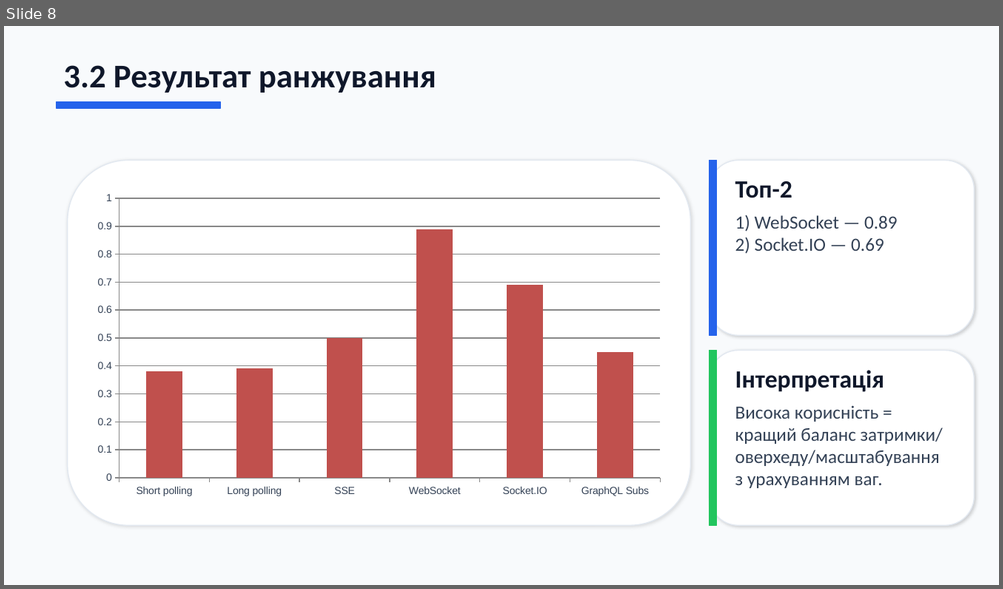
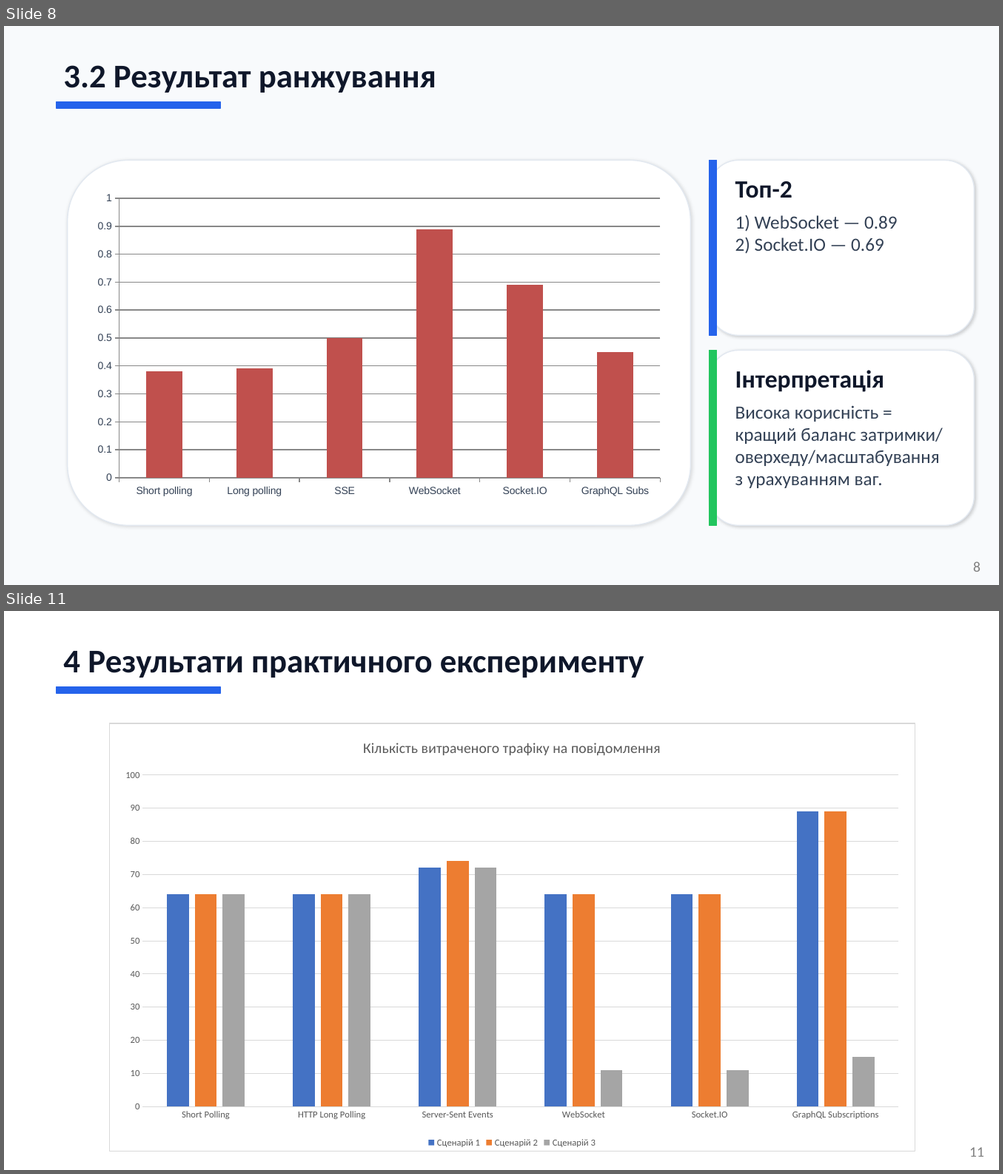
Before and after one commit to femtoF121/diploma-archivation, a slide deck: 2026_М_ПІ_ІПЗм-24-3_Кащенко_Ю_Є.pptx. Shown one above the other, each under a label of ours: slide 8 before the commit, slides 8 and 11 after it; the slides between them are not shown. The pictures are 1003x589 and 1003x1174 pixels, drawn with LibreOffice and Linux fonts; fonts in the diff are those of the drawing. Boxes give left, top, right and bottom in pixels: in the first picture for what was removed or moved away, otherwise in the second. Text is boxed around its words. In the diff, an @@ line names an element or a change of style, - is before the commit and + after.

```diff
--- a/2026_М_ПІ_ІПЗм-24-3_Кащенко_Ю_Є.pptx
+++ b/2026_М_ПІ_ІПЗм-24-3_Кащенко_Ю_Є.pptx
@@ slide 11 added at <box>4,611,999,1170</box>, background #FFFFFF @@
@@ text added at <box>63,651,644,678</box>, 32 pt, text #0F172A, bold @@
+4 Результати практичного експерименту
@@ rectangle added at <box>57,687,220,693</box>, fill #2563EB, outline #2563EB 1 pt @@
@@ column chart added at <box>109,723,915,1152</box> @@
+title "Кількість витраченого трафіку на повідомлення"
+categories:  Short Polling ,  HTTP Long Polling ,  Server-Sent Events ,  WebSocket ,  Socket.IO ,  GraphQL Subscriptions 
+Сценарій 1: 64, 64, 72, 64, 64, 89
+Сценарій 2: 64, 64, 74, 64, 64, 89
+Сценарій 3: 64, 64, 72, 11, 11, 15
@@ text added at <box>969,1147,984,1157</box>, 14 pt, text #808080 @@
+11
@@ slide 8 changed as well @@
@@ text added at <box>973,562,980,572</box>, 14 pt, text #808080 @@
+8
```
Also in this commit, not shown: 8 other slides changed, 2 other slides added, 1 slide removed.
